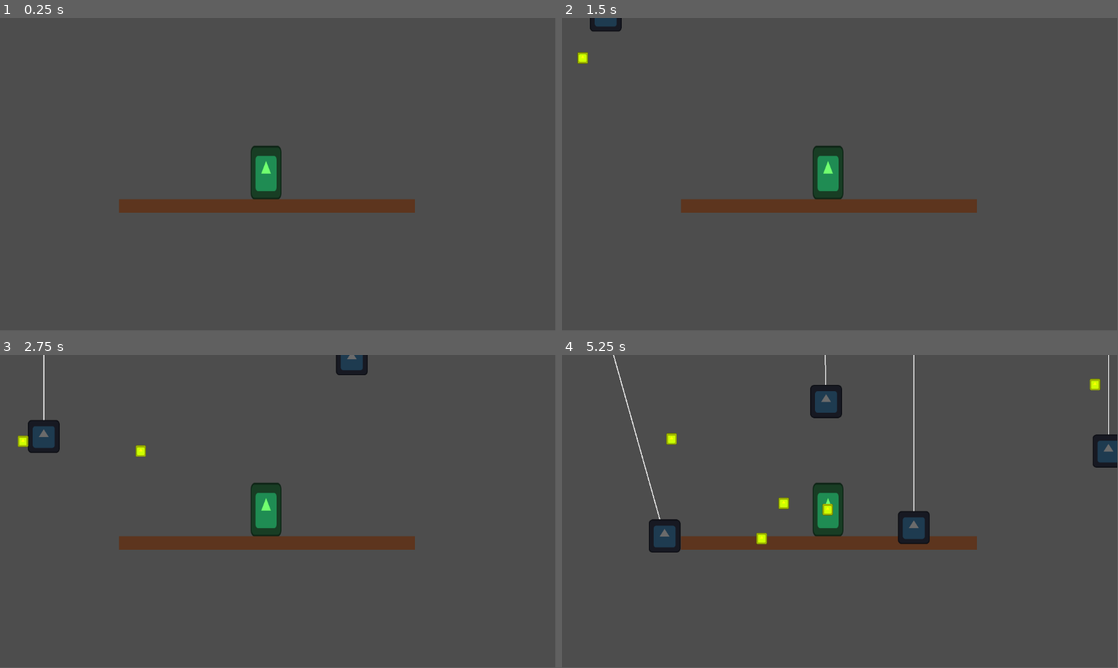
Above: before the commit, frames 1-4 (two rows, left to right).
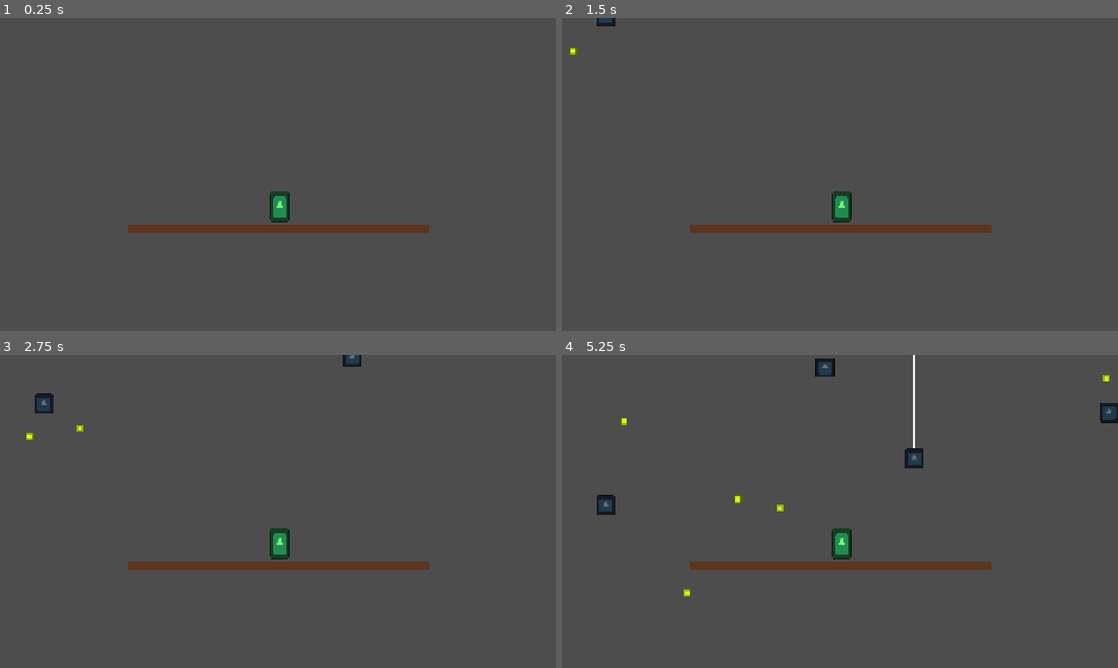
Above: after the commit, the same moments.

Repository: cyberpawwswo/povidlov_game
Game: Godot game, scene res://player/cocoon/Cocoon_defence.tscn
The game is run twice, just before and just after one commit, with the same random seed, the same clock (stepped at 60 frames per second) and the same inputs. The project has no main scene, so this scene is started directly. The engine's default icon, where the game draws it, is replaced by a stand-in: a white triangle on a blue panel in a dark square.
Inputs (mouse positions are in pixels of both pictures, inside the frame that each line leads up to):
- Up to frame 1 (0.25 s): no input
- Up to frame 2 (1.5 s): tap Enter (ui_accept) at 0.5, 0.77, 1.25 s; move the mouse to (962, 158) at 0.52 s; hold Right (ui_right) from 0.53 s (still down); click (962, 158) at 0.6 s; move the mouse to (728, 190) at 1.27 s; click (728, 190) at 1.35 s
- Up to frame 3 (2.75 s): tap Enter (ui_accept) at 1.52 s; move the mouse to (333, 442) at 2.02 s; release Right (ui_right) at 2.03 s; hold Left (ui_left) from 2.03 s (still down); click (333, 442) at 2.1 s
- Up to frame 4 (5.25 s): move the mouse to (812, 574) at 2.77 s; release Left (ui_left) at 2.78 s; hold Right (ui_right) 2.78-4.28 s; click (812, 574) at 2.85 s; tap Enter (ui_accept) at 3.02, 3.77, 4.52 s; move the mouse to (1006, 558) at 3.52 s; click (1006, 558) at 3.6 s; move the mouse to (673, 464) at 4.27 s; hold Left (ui_left) 4.28-5.03 s; click (673, 464) at 4.35 s; move the mouse to (867, 511) at 5.02 s; hold Right (ui_right) from 5.03 s (still down); click (867, 511) at 5.1 s
In our replay, the window is 799x449 before the commit and 800x450 after it. These sizes can differ from the game's own. Grey fills any space a smaller window leaves; there, only what the larger window draws over its background counts as a difference.

The runs differ from the first frame. In frame 1, 4.7% of the frame differs, in the area x 21-78%, y 40-69%; in frame 2, 5.0%; in frame 3, 6.1%; in frame 4, 8.3%, in the area x 6-100%, y 0-78%.

Commit message:
change resolution setting

Diff:
--- a/player/cocoon/Cocoon_defence.tscn
+++ b/player/cocoon/Cocoon_defence.tscn
@@ -21,21 +21,21 @@
 curve_z = SubResource("Curve_7qo2u")
 
 [sub_resource type="RectangleShape2D" id="RectangleShape2D_f00xg"]
-size = Vector2(614, 28)
+size = Vector2(1035, 28)
 
 [node name="CocoonDefence" type="Node2D" unique_id=1072979385]
 script = ExtResource("2_cocoon_script")
 
 [node name="Pupa" parent="." unique_id=2096588259 instance=ExtResource("1_d101h")]
-position = Vector2(552, 321)
+position = Vector2(966, 651)
 
 [node name="Platform" type="Area2D" parent="." unique_id=1664626800]
-position = Vector2(554, 390)
+position = Vector2(963, 725)
 
 [node name="Sprite2D" type="Sprite2D" parent="Platform" unique_id=1464779399]
 modulate = Color(1, 1, 0.9843137, 1)
-position = Vector2(-307, -14)
-scale = Vector2(2.3984375, 28.5)
+position = Vector2(-518, -14)
+scale = Vector2(4.046875, 28.5)
 texture = SubResource("CurveXYZTexture_c36ng")
 centered = false
 
--- a/project.godot
+++ b/project.godot
@@ -18,6 +18,13 @@
 
 CaterpillarGlobal="*uid://c4tn71nilxwhh"
 
+[display]
+
+window/size/viewport_width=1920
+window/size/viewport_height=1080
+window/stretch/mode="canvas_items"
+window/stretch/aspect="expand"
+
 [global_group]
 
 wall=""
@@ -30,6 +37,13 @@
 ]
 }
 
+[layer_names]
+
+2d_physics/layer_1="main"
+2d_physics/layer_2="player"
+2d_physics/layer_3="enemy"
+2d_physics/layer_4="enemy_not_active"
+
 [physics]
 
 3d/physics_engine="Jolt Physics"
